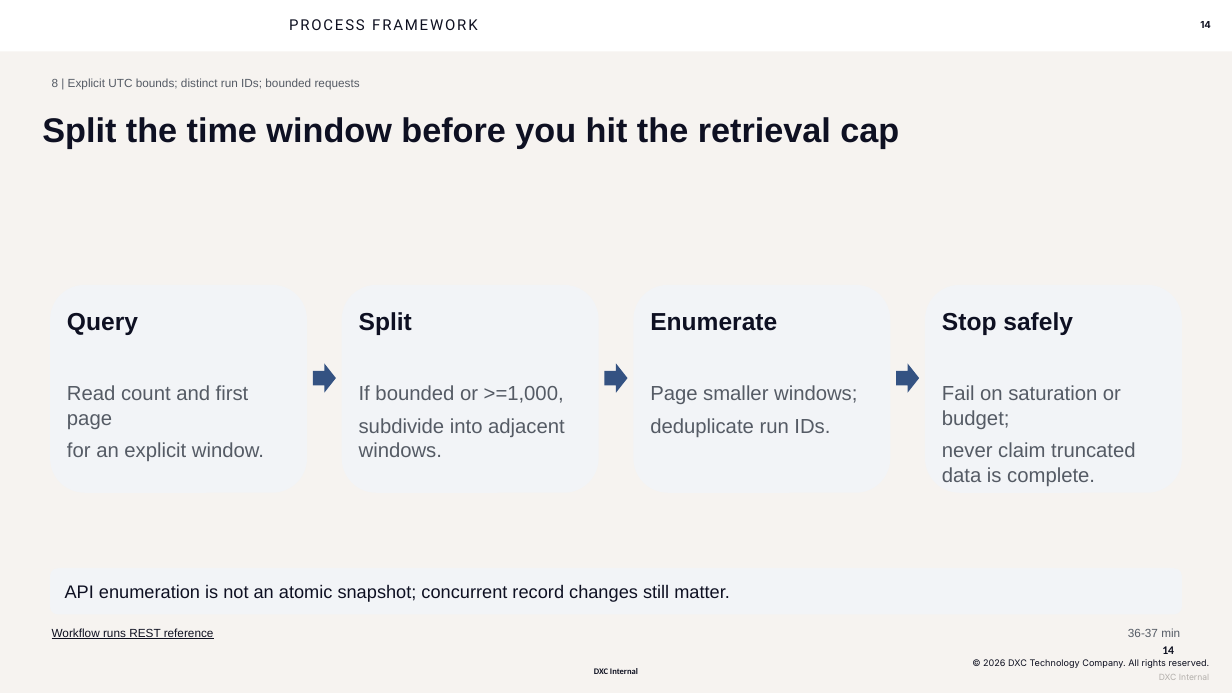
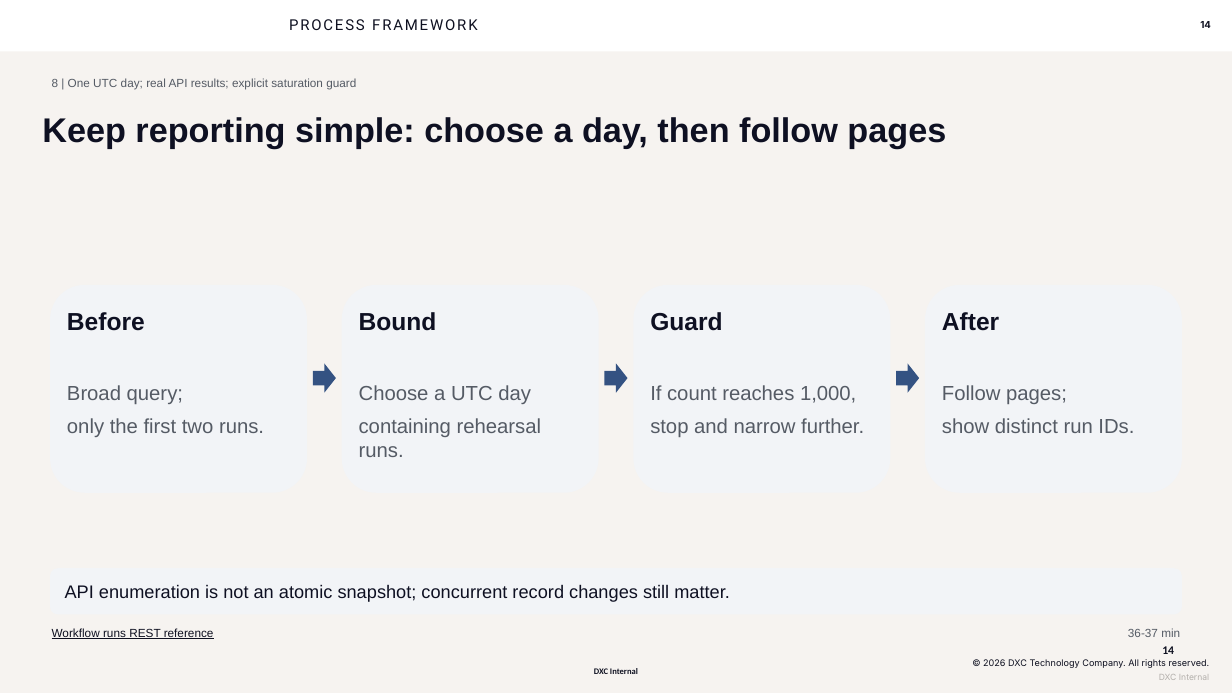
Before and after one commit to seandorsett/dxc-actions-office-hour, a slide deck: slide 14 of outputs/slides/dxc-actions-office-hour-2026-10-13.pptx. Drawn at 1232x693 pixels with LibreOffice and Linux fonts; fonts in the diff are those of the drawing; background and template pictures are left out. Boxes give left, top, right and bottom in pixels: in the first picture for what was removed or moved away, otherwise in the second. Text is boxed around its words. In the diff, an @@ line names an element or a change of style, - is before the commit and + after.

```diff
--- a/outputs/slides/dxc-actions-office-hour-2026-10-13.pptx
+++ b/outputs/slides/dxc-actions-office-hour-2026-10-13.pptx
@@ text at (x1=52, y1=78, x2=356, y2=90): text changed @@
-8 | Explicit UTC bounds; distinct run IDs; bounded requests
+8 | One UTC day; real API results; explicit saturation guard
@@ text at (x1=42, y1=117, x2=946, y2=148): text changed @@
-Split the time window before you hit the retrieval cap
+Keep reporting simple: choose a day, then follow pages
@@ text at (x1=67, y1=312, x2=145, y2=331): text changed @@
-Query
+Before
@@ text at (x1=359, y1=312, x2=437, y2=331): text changed @@
-Split
+Bound
@@ text at (x1=650, y1=312, x2=722, y2=331): text changed @@
-Enumerate
+Guard
@@ text at (x1=942, y1=312, x2=999, y2=331): text changed @@
-Stop safely
+After
@@ text at (x1=67, y1=385, x2=264, y2=437): text changed @@
-Read count and first page
-for an explicit window.
+Broad query;
+only the first two runs.
@@ text at (x1=359, y1=385, x2=542, y2=457): text changed @@
-If bounded or >=1,000,
-subdivide into adjacent windows.
+Choose a UTC day
+containing rehearsal runs.
@@ text at (x1=650, y1=385, x2=864, y2=437): text changed @@
-Page smaller windows;
-deduplicate run IDs.
+If count reaches 1,000,
+stop and narrow further.
@@ text at (x1=942, y1=385, x2=1134, y2=433): text changed @@
-Fail on saturation or budget;
-never claim truncated data is complete.
+Follow pages;
+show distinct run IDs.
```
Also in this commit, not shown: 13 other slides changed, 33 other files.
